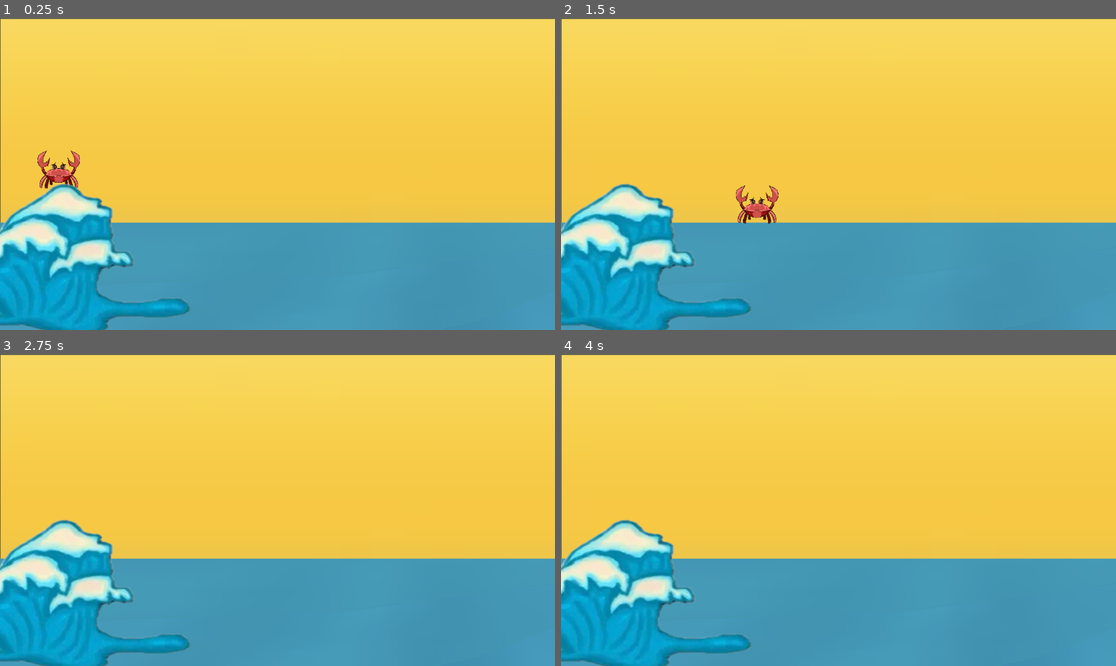
Above: before the commit, frames 1-4 (two rows, left to right).
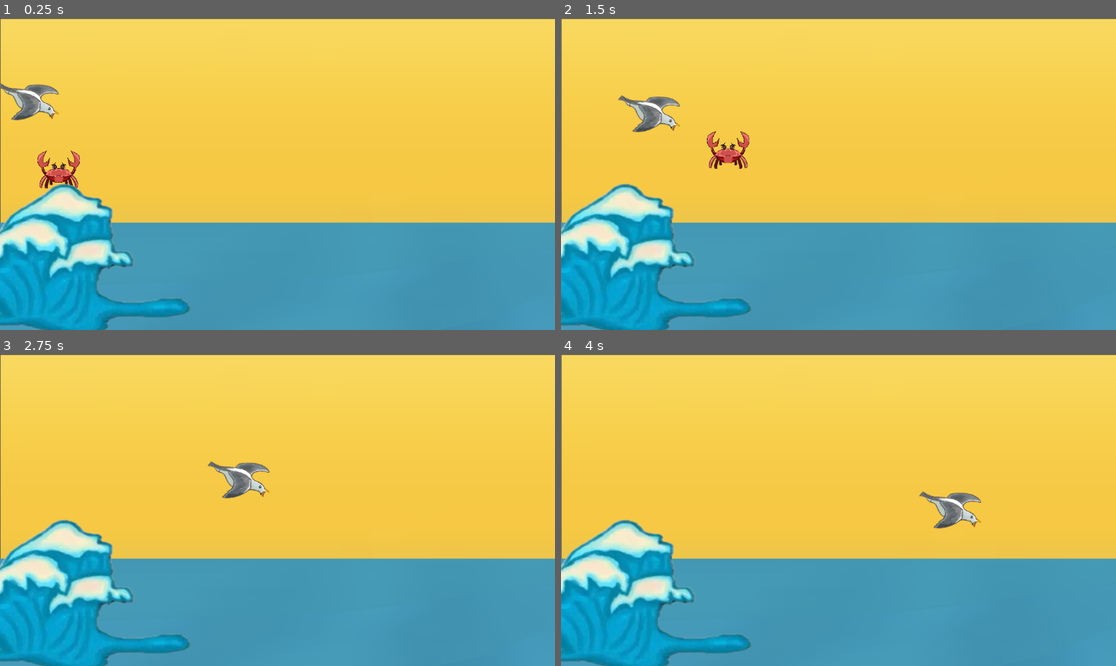
Above: after the commit, the same moments.

Repository: CISC204-S26/final-project-team-3
Game: Godot game, scene res://scene_1.tscn
Same seed, same stepped clock (60 frames per second), same inputs: the game is played once before the commit and once after it.
Inputs:
- Up to frame 1 (0.25 s): no input
- Up to frame 2 (1.5 s): tap Enter (ui_accept) at 0.5, 0.77 s; hold D (Crab right) from 0.53 s (still down)
- Up to frame 3 (2.75 s): tap Enter (ui_accept) at 1.52 s; release D (Crab right) at 2.03 s; hold A (Crab left) from 2.03 s (still down)
- Up to frame 4 (4 s): release A (Crab left) at 2.78 s; hold D (Crab right) from 2.78 s (still down); tap Enter (ui_accept) at 3.02, 3.77 s

The runs differ from the first frame. In frame 1, 0.7% of the frame differs, in the area x 0-11%, y 20-33%; in frame 2, 1.6%, in the area x 10-40%, y 24-66%; in frame 3, 0.7%; in frame 4, 0.7%.

Commit message:
the gull is HERE.

Diff:
--- /dev/null
+++ b/final_project_all_together_now/collision_shape_2d.gd
@@ -0,0 +1,14 @@
+extends CollisionShape2D
+var gull
+var movement_speed = 250
+var movement_direction = Vector2(1,0.2)
+
+# Called when the node enters the scene tree for the first time.
+func _ready() -> void:
+	pass # Replace with function body.
+
+
+# Called every frame. 'delta' is the elapsed time since the previous frame.
+func _process(delta: float) -> void:
+	pass
+	position = position + movement_speed*movement_direction*delta
--- a/final_project_all_together_now/player_1(crab)(w_physics).gd
+++ b/final_project_all_together_now/player_1(crab)(w_physics).gd
@@ -23,3 +23,8 @@
 		velocity.x = move_toward(velocity.x, 0, SPEED)
 
 	move_and_slide()
+
+
+func _on_area_2d_body_entered(body: Node2D) -> void:
+	if body.name == "crab":
+		get_tree().change_scene_to_file("res://scene_1.tscn")
--- a/final_project_all_together_now/scene_1.tscn
+++ b/final_project_all_together_now/scene_1.tscn
@@ -6,6 +6,9 @@
 [ext_resource type="Texture2D" uid="uid://ckyloqb8ch21d" path="res://CRAB.png" id="3_knagl"]
 [ext_resource type="Texture2D" uid="uid://dhe7d537l8ll0" path="res://wave.png" id="4_knagl"]
 [ext_resource type="Script" uid="uid://brqcww1acbwmp" path="res://player_2wave.gd" id="5_kl852"]
+[ext_resource type="Texture2D" uid="uid://2e6p7kije2xh" path="res://assets/the_gull.png" id="7_mjd5i"]
+[ext_resource type="Script" uid="uid://5e1kpmglwucr" path="res://the_gull.gd" id="8_t0rxu"]
+[ext_resource type="Script" uid="uid://bg5a7ahgebi8w" path="res://collision_shape_2d.gd" id="9_2fno3"]
 
 [sub_resource type="RectangleShape2D" id="RectangleShape2D_kl852"]
 size = Vector2(68, 49)
@@ -25,6 +28,9 @@
 [sub_resource type="RectangleShape2D" id="RectangleShape2D_mjd5i"]
 size = Vector2(91, 92.5)
 
+[sub_resource type="RectangleShape2D" id="RectangleShape2D_jl8ns"]
+size = Vector2(14.288656, 13.544304)
+
 [node name="Scene 1" type="Node2D" unique_id=1913310543]
 
 [node name="temporary background 1" type="Sprite2D" parent="." unique_id=952727831]
@@ -37,15 +43,15 @@
 scale = Vector2(5.8838387, 1.83871)
 texture = ExtResource("2_05u5g")
 
-[node name="player1(crab)(w physics)" type="CharacterBody2D" parent="." unique_id=176305980]
+[node name="crab" type="CharacterBody2D" parent="." unique_id=176305980]
 script = ExtResource("2_1abo5")
 
-[node name="Sprite2D" type="Sprite2D" parent="player1(crab)(w physics)" unique_id=1759484992]
+[node name="Sprite2D" type="Sprite2D" parent="crab" unique_id=1759484992]
 position = Vector2(122.00001, 331)
 scale = Vector2(0.06054684, 0.071289055)
 texture = ExtResource("3_knagl")
 
-[node name="CollisionShape2D" type="CollisionShape2D" parent="player1(crab)(w physics)" unique_id=1144704704]
+[node name="CollisionShape2D" type="CollisionShape2D" parent="crab" unique_id=1144704704]
 position = Vector2(123, 323)
 shape = SubResource("RectangleShape2D_kl852")
 
@@ -84,3 +90,20 @@
 [node name="wavebarrier7" type="CollisionShape2D" parent="player2(wave)" unique_id=1446312918]
 position = Vector2(39, 596)
 shape = SubResource("RectangleShape2D_mjd5i")
+
+[node name="Area2D" type="Area2D" parent="." unique_id=2015544001]
+position = Vector2(-135, 76)
+
+[node name="TheGull" type="Sprite2D" parent="Area2D" unique_id=2097606642]
+position = Vector2(131, 96)
+scale = Vector2(0.39518413, 0.36685553)
+texture = ExtResource("7_mjd5i")
+script = ExtResource("8_t0rxu")
+
+[node name="CollisionShape2D" type="CollisionShape2D" parent="Area2D" unique_id=1663207712]
+position = Vector2(160, 91)
+scale = Vector2(5.705886, 5.2666683)
+shape = SubResource("RectangleShape2D_jl8ns")
+script = ExtResource("9_2fno3")
+
+[connection signal="body_entered" from="Area2D" to="crab" method="_on_area_2d_body_entered"]
--- /dev/null
+++ b/final_project_all_together_now/the_gull.gd
@@ -0,0 +1,14 @@
+extends Sprite2D
+var gull
+var movement_speed = 250
+var movement_direction = Vector2(1,0.2)
+
+# Called when the node enters the scene tree for the first time.
+func _ready() -> void:
+	pass # Replace with function body.
+
+
+# Called every frame. 'delta' is the elapsed time since the previous frame.
+func _process(delta: float) -> void:
+	pass
+	position = position + movement_speed*movement_direction*delta
Not shown, added: final_project_all_together_now/collision_shape_2d.gd.uid
Not shown, added: final_project_all_together_now/the_gull.gd.uid
